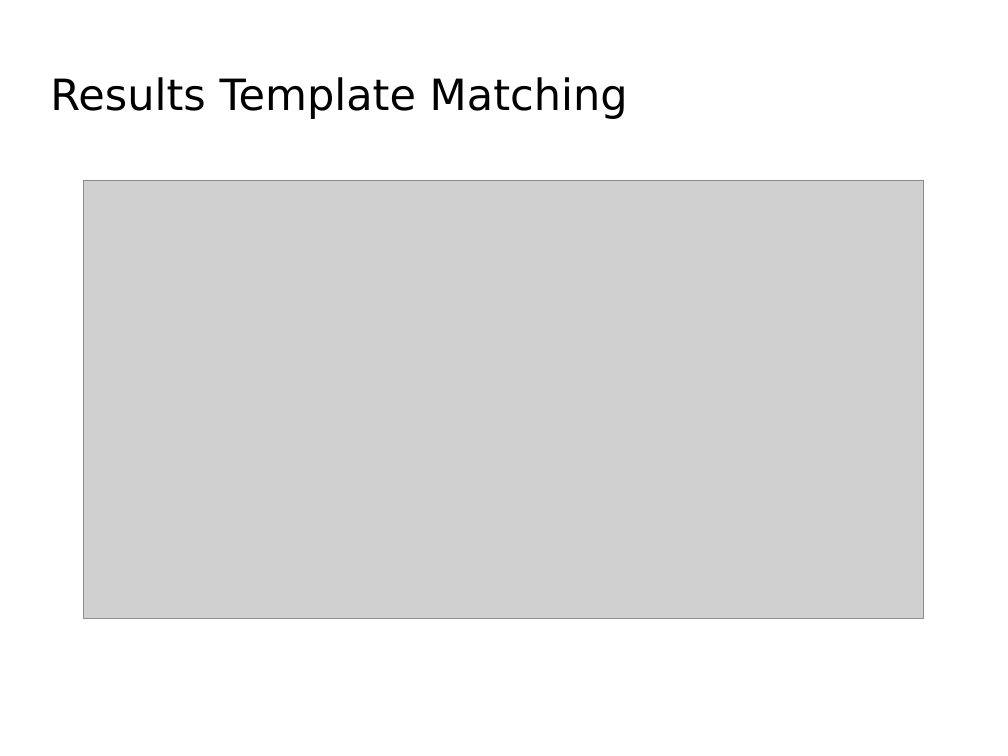
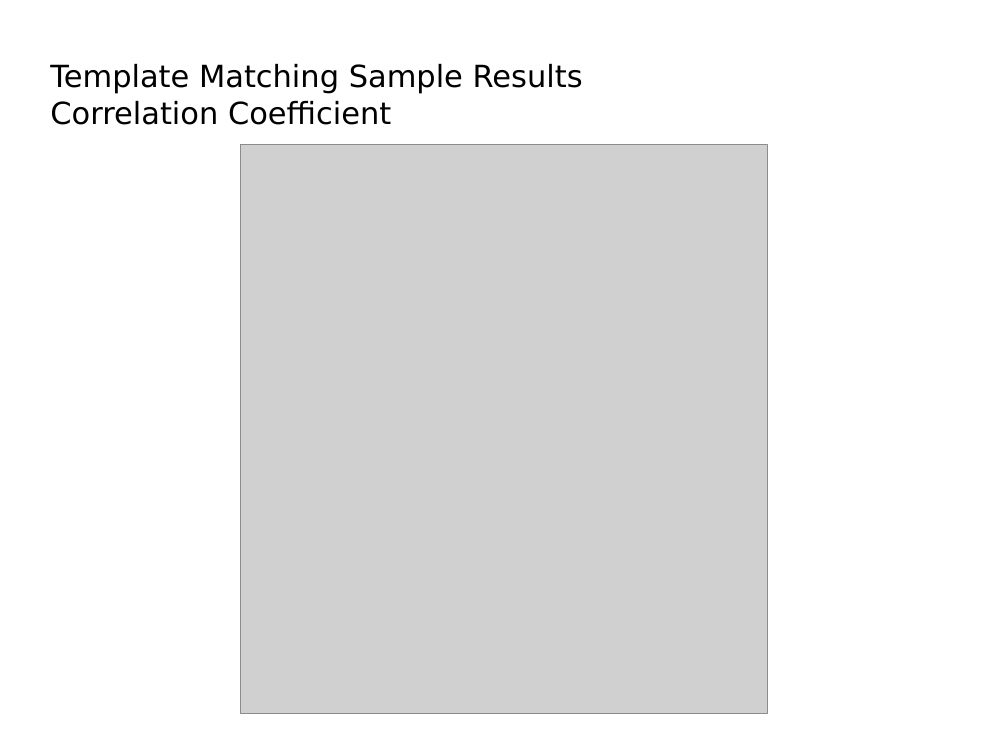
Before and after one commit to Luke-Meyer/dip_project, a slide deck: slide 9 of Presentation/License Plate Sequence Extraction.odp (slide 11 before the commit). Drawn at 1008x756 pixels with LibreOffice and Linux fonts; fonts in the diff are those of the drawing; grey boxes stand for pictures; background and template pictures are left out. Boxes give left, top, right and bottom in pixels: in the first picture for what was removed or moved away, otherwise in the second. Text is boxed around its words. In the diff, an @@ line names an element or a change of style, - is before the commit and + after.

```diff
--- a/Presentation/License Plate Sequence Extraction.odp
+++ b/Presentation/License Plate Sequence Extraction.odp
@@ title at (50, 63, 583, 125): text changed; size 33.9 to 24 pt @@
-Results Template Matching
+Template Matching Sample Results
+Correlation Coefficient
@@ picture: place and size @@
-picture at (84, 180, 925, 618)
+picture at (241, 145, 767, 713)
```
Also in this commit, not shown: 5 other slides changed, 5 slides added, 1 slide removed, 4 other files.
